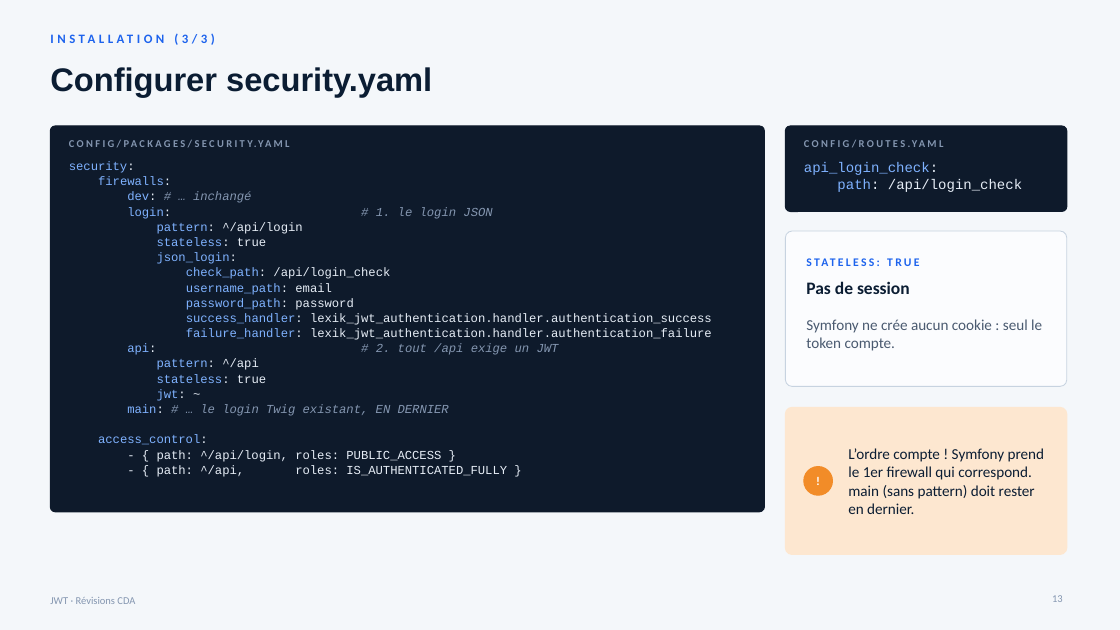
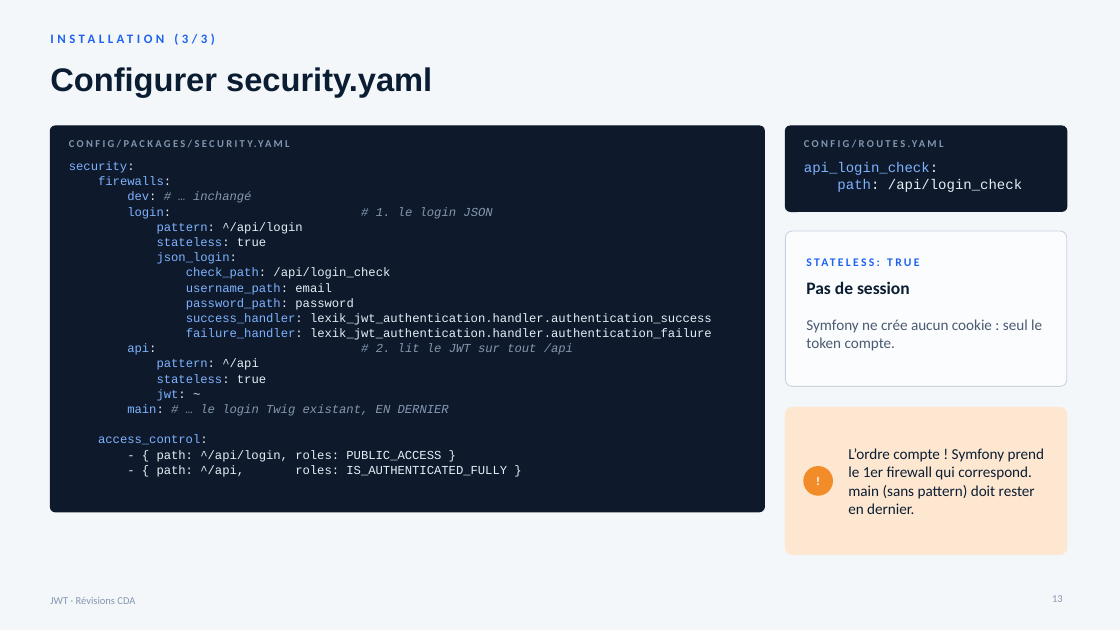
Before and after one commit to JulesThePooh/travel-api, a slide deck: slide 13 of doc/jwt.pptx. Drawn at 1120x630 pixels with LibreOffice and Linux fonts; fonts in the diff are those of the drawing. Boxes give left, top, right and bottom in pixels: in the first picture for what was removed or moved away, otherwise in the second. Text is boxed around its words. In the diff, an @@ line names an element or a change of style, - is before the commit and + after.

```diff
--- a/doc/jwt.pptx
+++ b/doc/jwt.pptx
@@ text at box(127, 344, 573, 355): text changed @@
-api: # 2. tout /api exige un JWT
+api: # 2. lit le JWT sur tout /api
```
Also in this commit, not shown: 5 other slides changed, 1 slide added, 1 other file.
